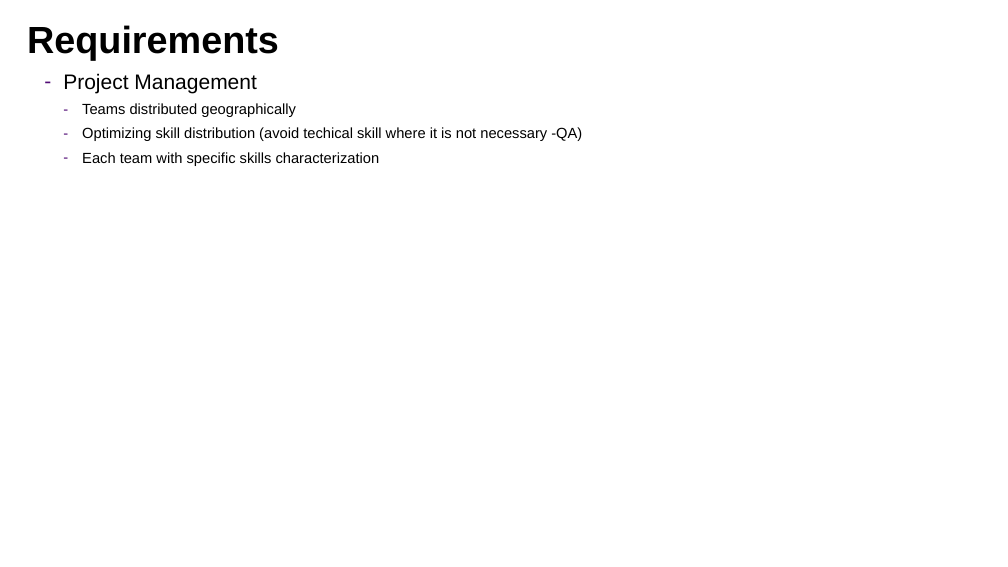
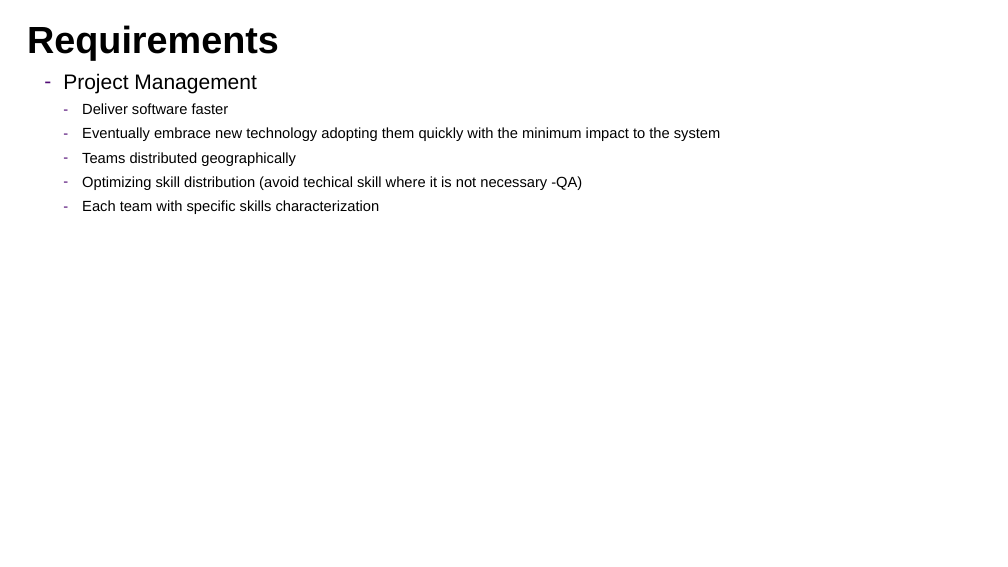
Before and after one commit to lbennardis/microS_code2016_DOCS, a slide deck: slide 8 of luigiBennardisMicroservices.pptx. Drawn at 1008x567 pixels with LibreOffice and Linux fonts; fonts in the diff are those of the drawing; background and template pictures are left out. Boxes give left, top, right and bottom in pixels: in the first picture for what was removed or moved away, otherwise in the second. Text is boxed around its words. In the diff, an @@ line names an element or a change of style, - is before the commit and + after.

```diff
--- a/luigiBennardisMicroservices.pptx
+++ b/luigiBennardisMicroservices.pptx
@@ text at (82, 103, 721, 141): paragraphs added @@
+    – Deliver software faster
+    – Eventually embrace new technology adopting them quickly with the minimum impact to the system
```
Also in this commit, not shown: 2 other slides changed, 1 slide added.
